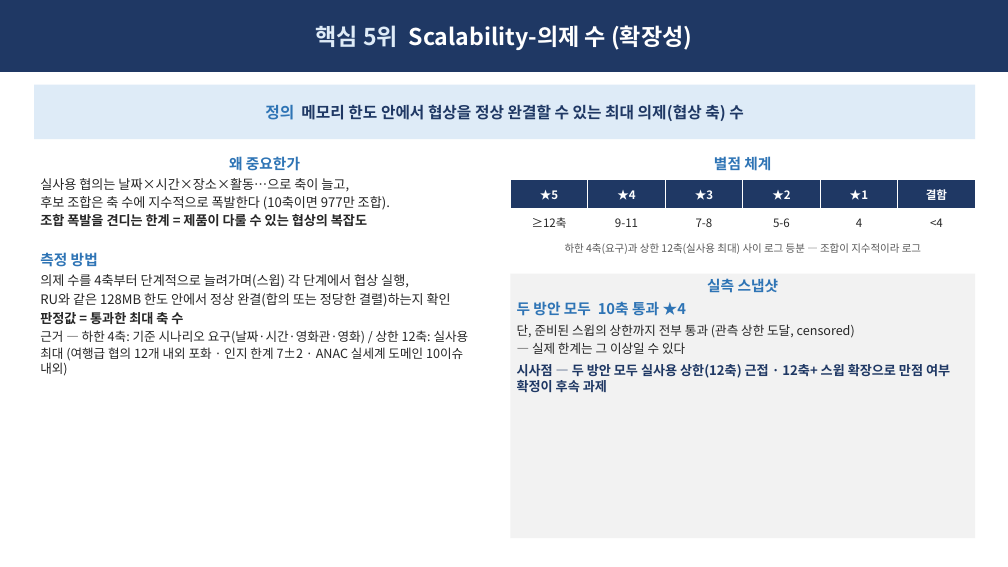
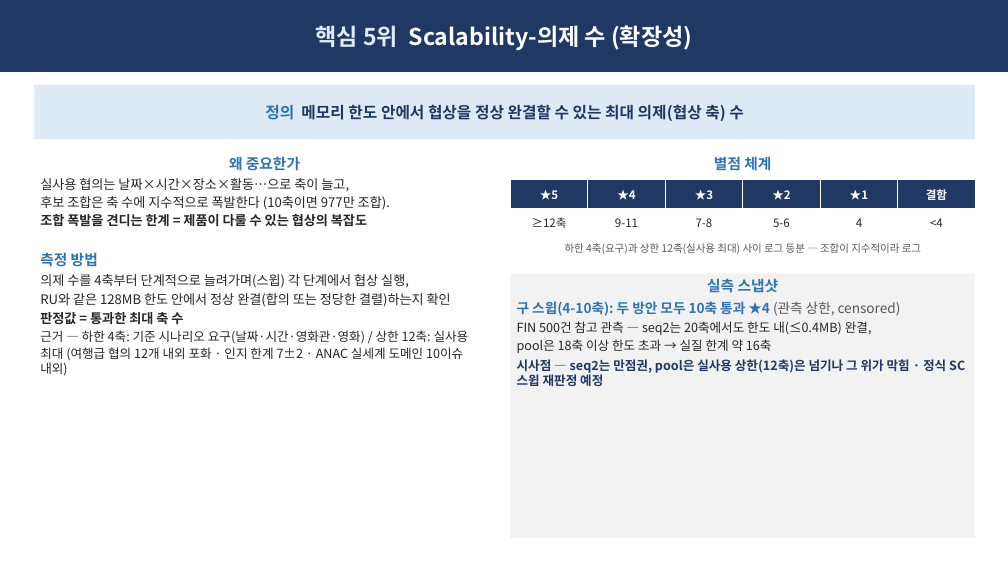
Before and after one commit to Sunwoo-Nam/architect-teamproject, a slide deck: slide 7 of docs/changbae/61-핵심QA-5종-임원-브리핑.pptx. Drawn at 1008x567 pixels with LibreOffice and Linux fonts; fonts in the diff are those of the drawing. Boxes give left, top, right and bottom in pixels: in the first picture for what was removed or moved away, otherwise in the second. Text is boxed around its words. In the diff, an @@ line names an element or a change of style, - is before the commit and + after.

```diff
--- a/docs/changbae/61-핵심QA-5종-임원-브리핑.pptx
+++ b/docs/changbae/61-핵심QA-5종-임원-브리핑.pptx
@@ text in rectangle at <box>517,301,965,386</box>: text changed; bold off @@
-두 방안 모두 10축 통과 ★4
-단, 준비된 스윕의 상한까지 전부 통과 (관측 상한 도달, censored)
-— 실제 한계는 그 이상일 수 있다
-시사점 — 두 방안 모두 실사용 상한(12축) 근접 · 12축+ 스윕 확장으로 만점 여부 확정이 후속 과제
+구 스윕(4-10축): 두 방안 모두 10축 통과 ★4 (관측 상한, censored)
+FIN 500건 참고 관측 — seq2는 20축에서도 한도 내(≤0.4MB) 완결,
+pool은 18축 이상 한도 초과 → 실질 한계 약 16축
+시사점 — seq2는 만점권, pool은 실사용 상한(12축)은 넘기나 그 위가 막힘 · 정식 SC 스윕 재판정 예정
```
Also in this commit, not shown: 6 other slides changed, 1 other file.
